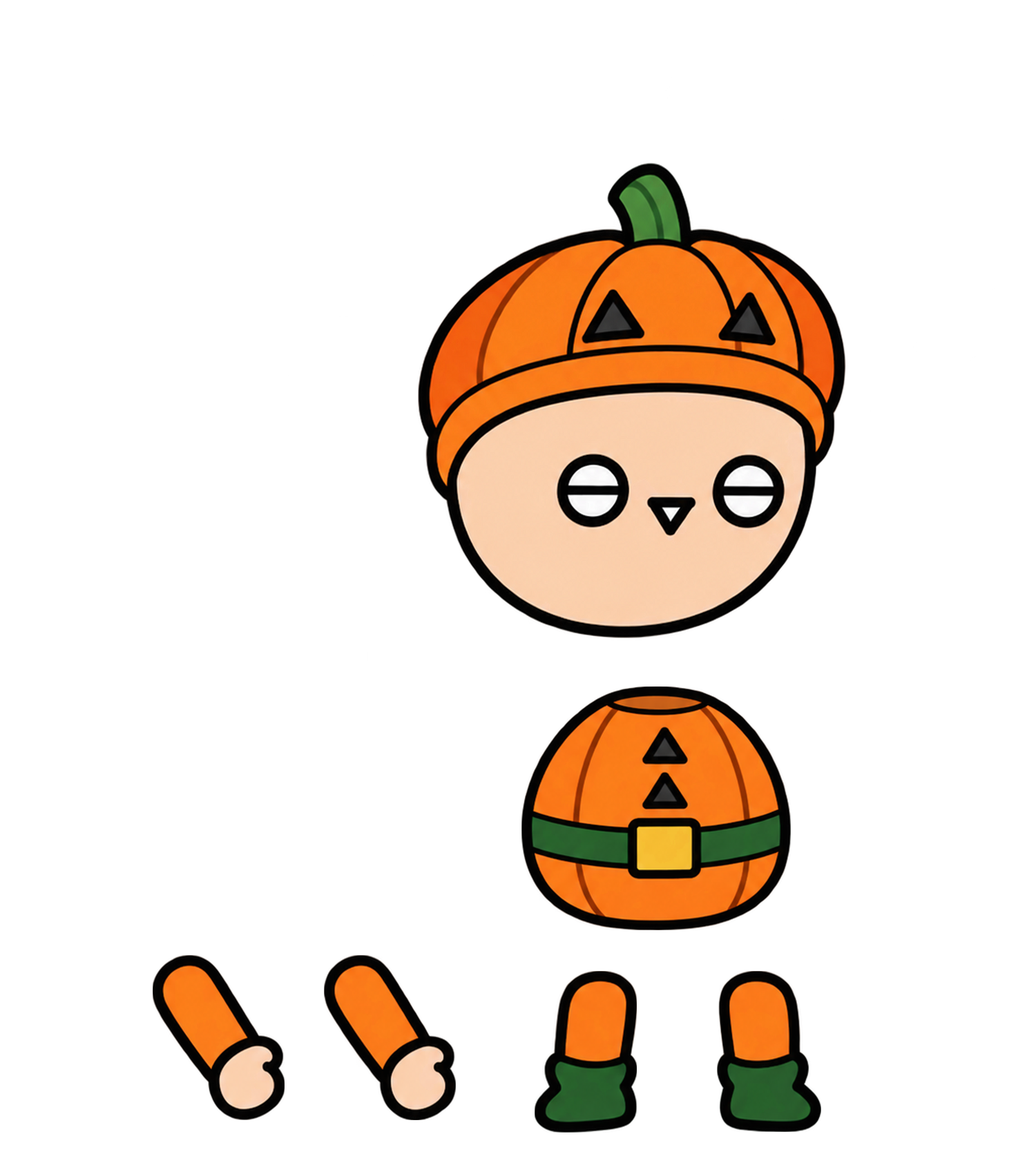
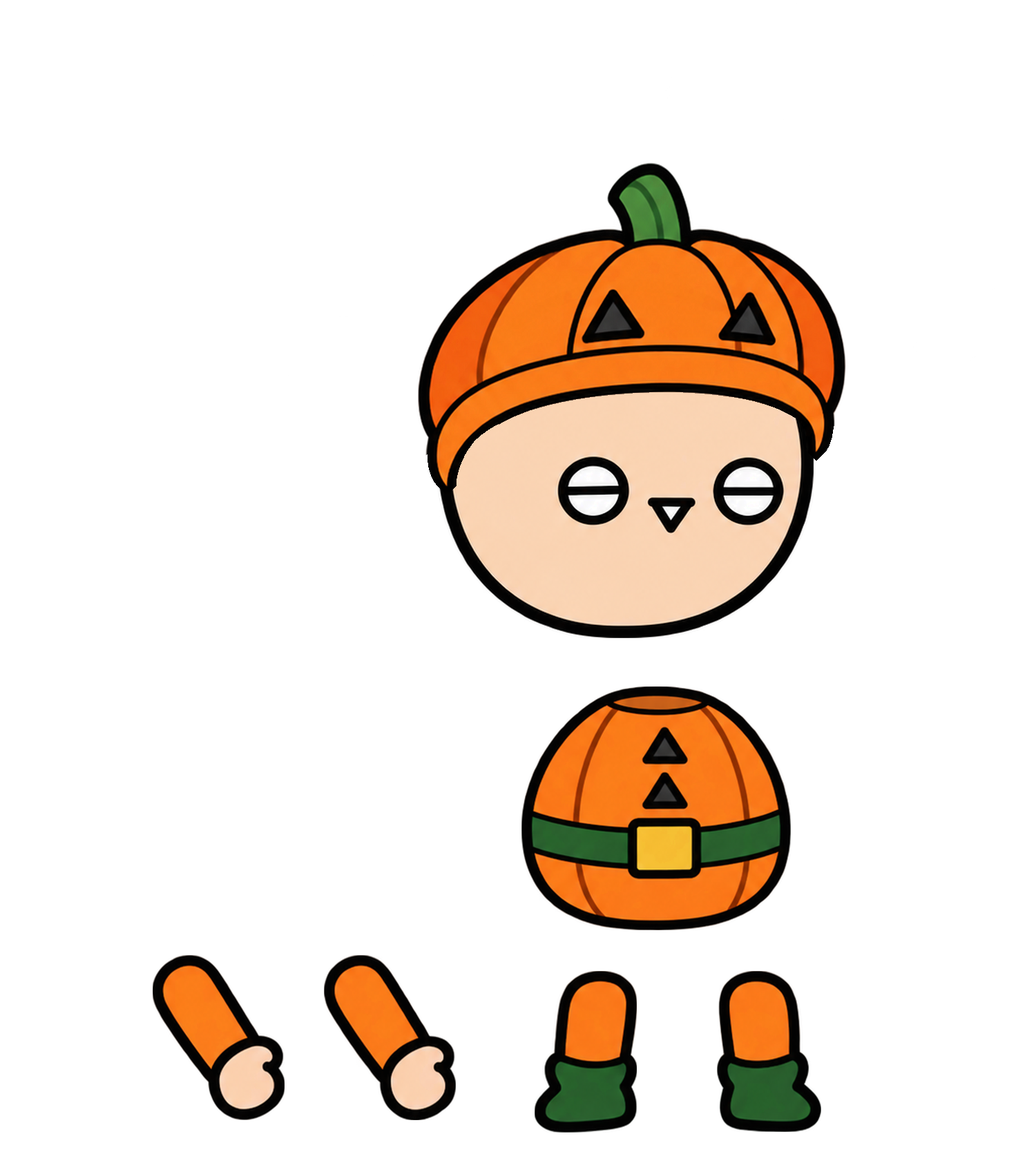
The second 1036x1174 image is a revision of the first. Changes to its layers:
painted on "머리" over [423, 280, 835, 639]
